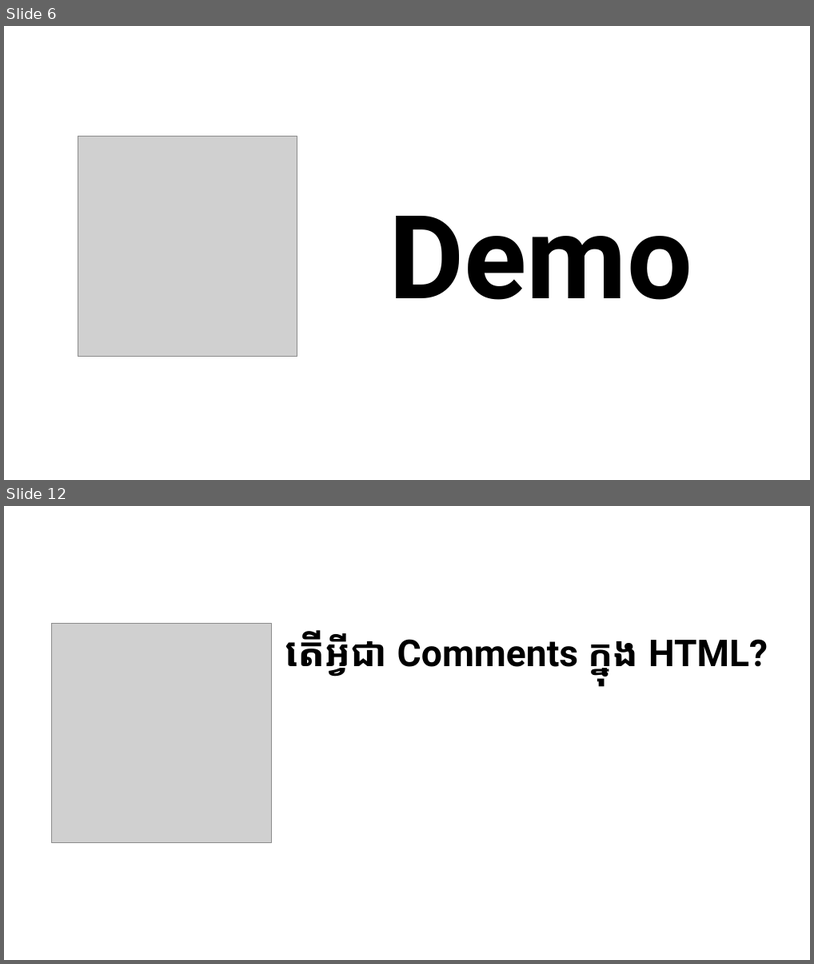
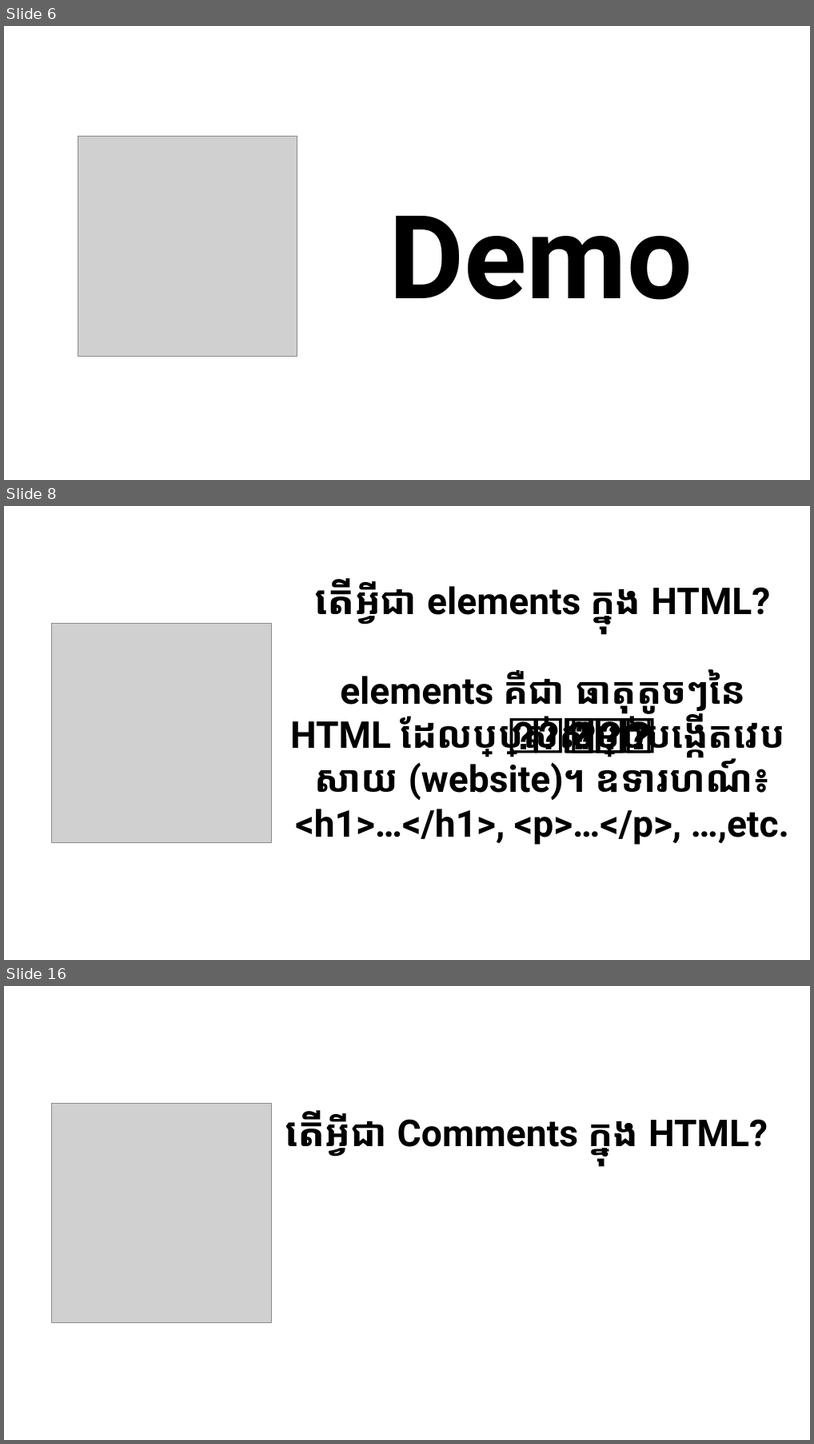
Before and after one commit to LykheangPeng/KHWebDesign101, a slide deck: Slide/Web Design 2.pptx. Shown one above the other, each under a label of ours: slides 6 and 12 before the commit, slides 6, 8 and 16 after it; the slides between them are not shown. The pictures are 814x964 and 814x1444 pixels, drawn with LibreOffice and Linux fonts; fonts in the diff are those of the drawing; grey boxes stand for pictures. Boxes give left, top, right and bottom in pixels: in the first picture for what was removed or moved away, otherwise in the second. Text is boxed around its words. In the diff, an @@ line names an element or a change of style, - is before the commit and + after.

```diff
--- a/Slide/Web Design 2.pptx
+++ b/Slide/Web Design 2.pptx
@@ slide 8 added at (4,506,810,960), background #FFFFFF @@
@@ text added at (290,578,790,844), 44 pt, text #000000, bold @@
+តើអ្វីជា elements ក្នុង HTML?
+elements គឺជា ធាតុតូចៗនៃ HTML ដែលប្រើប្រាស់សម្រាប់ បង្កើតវេបសាយ (website)។ ឧទារហណ៍៖ <h1>…</h1>, <p>…</p>, …,etc.
@@ picture added at (52,624,271,843) @@
@@ what was slide 12 is now slide 16 @@
```
Also in this commit, not shown: 6 slides changed, 12 other slides added, 4 other files.
